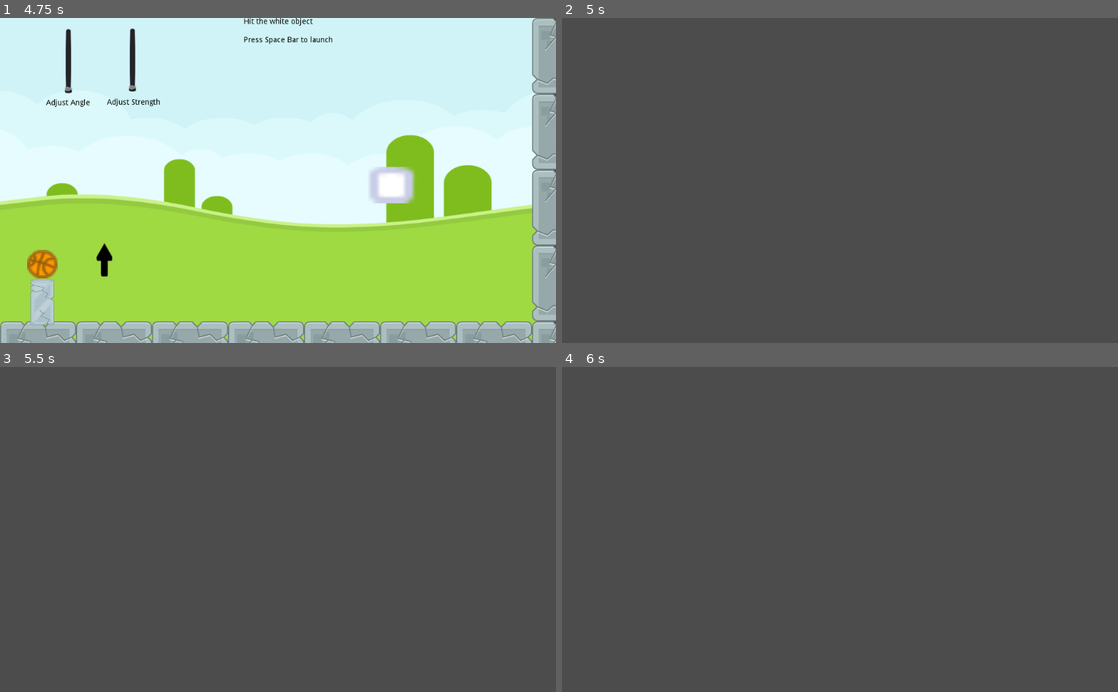
Above: before the commit, frames 1-4 (two rows, left to right).
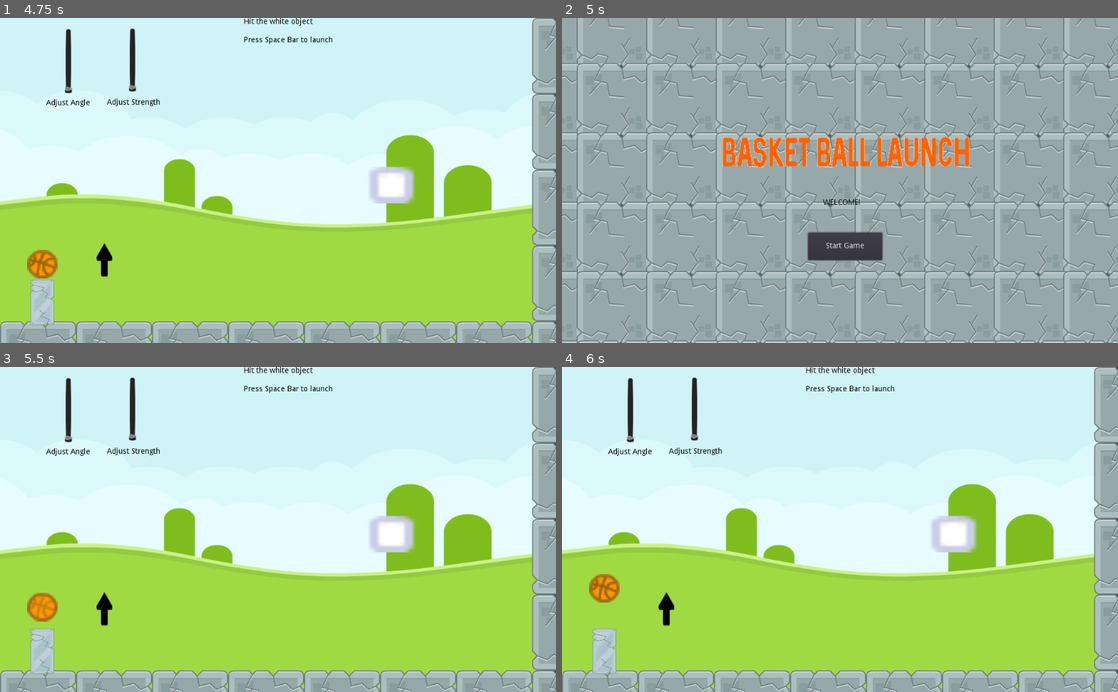
Above: after the commit, the same moments.

Repository: bsu-cs315/P1-Basketball-Game
Game: Godot game, scene res://src/TitleScreen.tscn
Same seed, same stepped clock (60 frames per second), same inputs: the game is played once before the commit and once after it.
Inputs (mouse positions are in pixels of both pictures, inside the frame that each line leads up to):
- Up to frame 1 (4.75 s): click "Start Game" at 0.5 s; tap Space (launch) at 1.25, 1.35, 2, 2.1, 2.75, 2.85, 3.5, 3.6, 4.25, 4.35 s
- Up to frame 2 (5 s): tap R (reload_scene) at 4.9 s
- Up to frame 3 (5.5 s): click (283, 594) at 5 s, where only the run after the commit has a clickable "Start Game"
- Up to frame 4 (6 s): tap Space (launch) at 5.75, 5.85 s

Frame 1 is identical in both runs. In frame 2, 99% of the frame differs, in the area x 0-100%, y 0-100%; in frame 3, 100%; in frame 4, 100%.
Error before the commit: Attempt to call function 'instance' in base 'null instance' on a null instance. (res://src/Level.gd:20)

Commit message:
Fix instance bug

Diff:
--- a/project/src/Level.gd
+++ b/project/src/Level.gd
@@ -7,7 +7,7 @@
 onready var WinLabelNode = $Player/GameOver/WinLabel
 onready var LoseLabelNode = $Player/GameOver/LoseLabel
 onready var ReloadGameLabel = $Player/GameOver/ReloadGameLabel
-
+onready var title_screen = load("res://src/TitleScreen.tscn").instance()
 func _ready():
 	WinLabelNode.hide()
 	LoseLabelNode.hide()
@@ -17,8 +17,7 @@
 func _process(delta):
 	if Input.is_action_just_pressed("reload_scene"):
 		queue_free()
-		get_tree().get_root().add_child(
-				load("res://project/src/TitleScreen.tscn").instance())
+		get_tree().get_root().add_child(title_screen)
 	_checkForGameOver()
 
 
